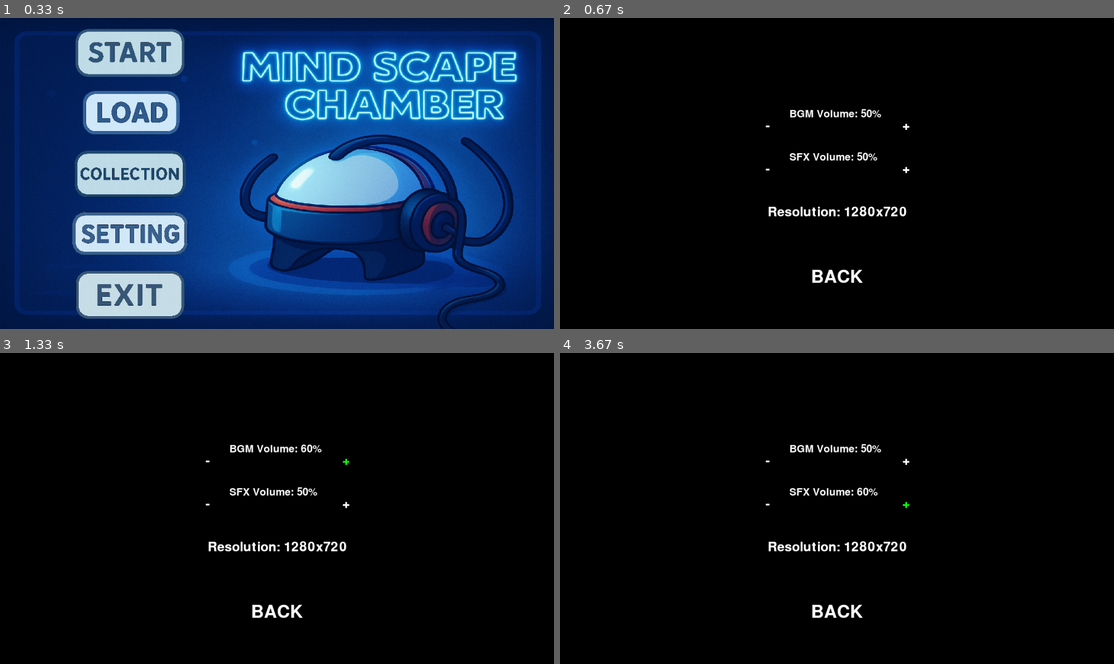
Above: before the commit, frames 1-4 (two rows, left to right).
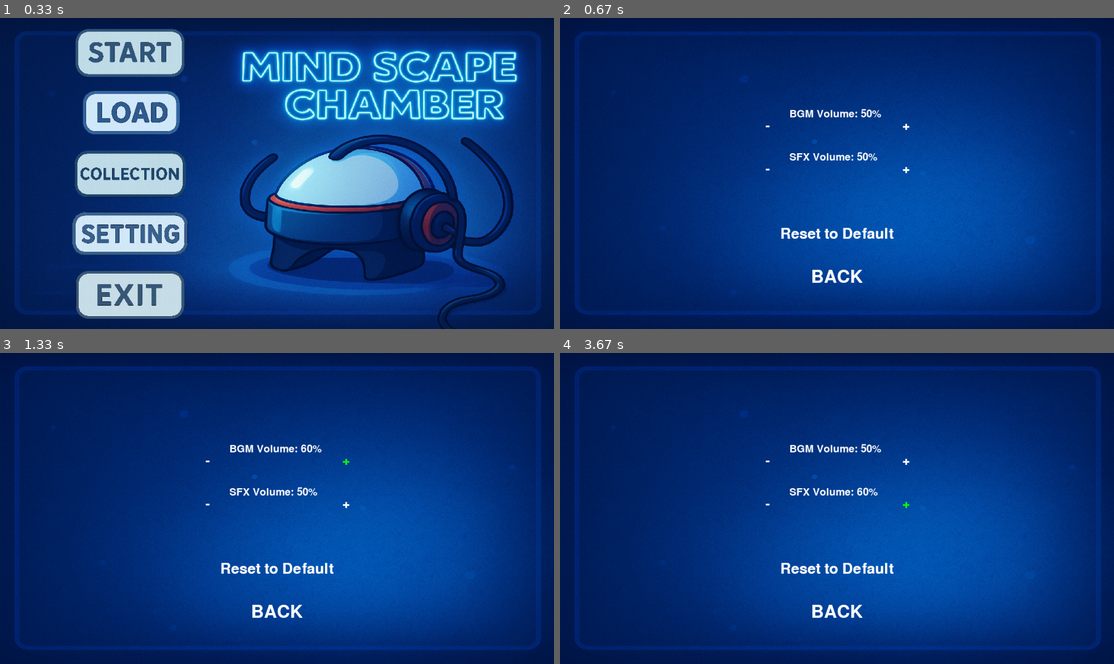
Above: after the commit, the same moments.

Repository: JoyYU271/2510-CSP1123-3-09
Game: pygame game, started from main page/main page testing.py
The game is run twice, just before and just after one commit, with the same random seed, the same clock (stepped at 60 frames per second) and the same inputs.
Inputs (mouse positions are in pixels of both pictures, inside the frame that each line leads up to):
- Up to frame 1 (0.33 s): no input
- Up to frame 2 (0.67 s): click (687, 232) at 0.38 s
- Up to frame 3 (1.33 s): click (277, 567) at 0.88 s, where only the run after the commit has a clickable "Reset to Default"; click "+" at 1.22 s
- Up to frame 4 (3.67 s): click (1041, 617) at 1.55 s; click "-" at 2.38 s; click (820, 455) at 2.72 s; click "+" at 3.55 s

Frame 1 is identical in both runs. In frame 2, 100% of the frame differs, in the area x 0-100%, y 0-100%; in frame 3, 100%; in frame 4, 100%.

Commit message:
add settings background,add reset to default function and delete resolution function

Diff:
--- a/main page/main page testing.py
+++ b/main page/main page testing.py
@@ -208,10 +208,18 @@
         pygame.display.update()
 
 def settings_screen():
-    global bgm_vol, sfx_vol, resolution #modify the global variables bgm_vol, sfx_vol, and resolution
-
-    while True:
-        screen.fill("black")
+    global bgm_vol, sfx_vol #modify the global variables
+
+    #set backgound
+    settings_bg_img = pygame.image.load("common background.png").convert()
+    settings_bg_img = pygame.transform.scale(settings_bg_img, (screen_width, screen_height))
+
+    #default settings
+    default_bgm_vol = 0.5
+    default_sfx_vol = 0.5
+
+    while True:
+        screen.blit(settings_bg_img, (0, 0))
         mouse_pos = pygame.mouse.get_pos()
 
         #volume control buttons
@@ -221,15 +229,14 @@
         sfx_plus = Button(None, (800, 350), text_input="+", font=get_font(45), base_color="White", hovering_color="Green")
         sfx_minus = Button(None, (480, 350), text_input="-", font=get_font(45), base_color="White", hovering_color="Green")
 
-        #resolution settings
-        resolution_button = Button(image=None, pos=(640, 450), text_input=f"Resolution: {resolution[0]}x{resolution[1]}",
-                                    font=get_font(45), base_color="White", hovering_color="Green")
-
         back_button = Button(image=None, pos=(640, 600), text_input="BACK",
                              font=get_font(60), base_color="White", hovering_color="Green")
 
+        default_button = Button(image=None, pos=(640, 500), text_input="Reset to Default",
+                             font=get_font(50), base_color="White", hovering_color="Green")
+
         #draw all buttons
-        for btn in [bgm_plus, bgm_minus, sfx_plus, sfx_minus, resolution_button, back_button]:
+        for btn in [bgm_plus, bgm_minus, sfx_plus, sfx_minus, back_button,default_button]:
             btn.changeColor(mouse_pos)
             btn.update(screen)
 
@@ -254,24 +261,28 @@
                 if bgm_plus.checkForInput(mouse_pos) and bgm_vol < 1.0:
                     bgm_vol = round(min(bgm_vol + 0.1, 1.0), 1) #to not exceed 1.0
                     pygame.mixer.music.set_volume(bgm_vol)
+                    click_sound.play()
                 if bgm_minus.checkForInput(mouse_pos) and bgm_vol > 0.0:
                     bgm_vol = round(max(bgm_vol - 0.1, 0.0), 1) #to not lower than 0.0
                     pygame.mixer.music.set_volume(bgm_vol)
+                    click_sound.play()
 
                 if sfx_plus.checkForInput(mouse_pos) and sfx_vol < 1.0:
                     sfx_vol = round(min(sfx_vol + 0.1, 1.0), 1)
                     click_sound.set_volume(sfx_vol)
+                    click_sound.play()
                 if sfx_minus.checkForInput(mouse_pos) and sfx_vol > 0.0:
                     sfx_vol = round(max(sfx_vol - 0.1, 0.0), 1)
                     click_sound.set_volume(sfx_vol)
-
-                if resolution_button.checkForInput(mouse_pos):
-                    if resolution == (1280, 720):
-                        resolution = (1920, 1080)
-                    else:
-                        resolution = (1280, 720)
-                    pygame.display.set_mode(resolution)
-                    resolution_button.text = get_font(45).render(f"Resolution: {resolution[0]}x{resolution[1]}", True, "White")
+                    click_sound.play()
+
+                if default_button.checkForInput(mouse_pos):
+                    bgm_vol = default_bgm_vol
+                    sfx_vol = default_sfx_vol
+                    pygame.mixer.music.set_volume(bgm_vol)
+                    click_sound.set_volume(sfx_vol)
+                    click_sound.play()
+
 
         pygame.display.update()
 
Binary file added: main page/common background.png
